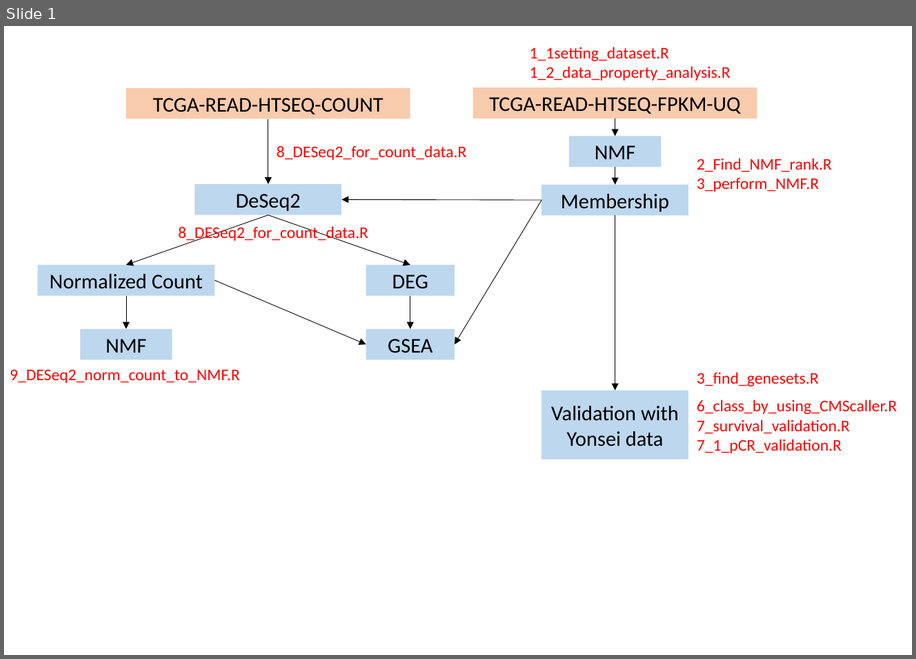
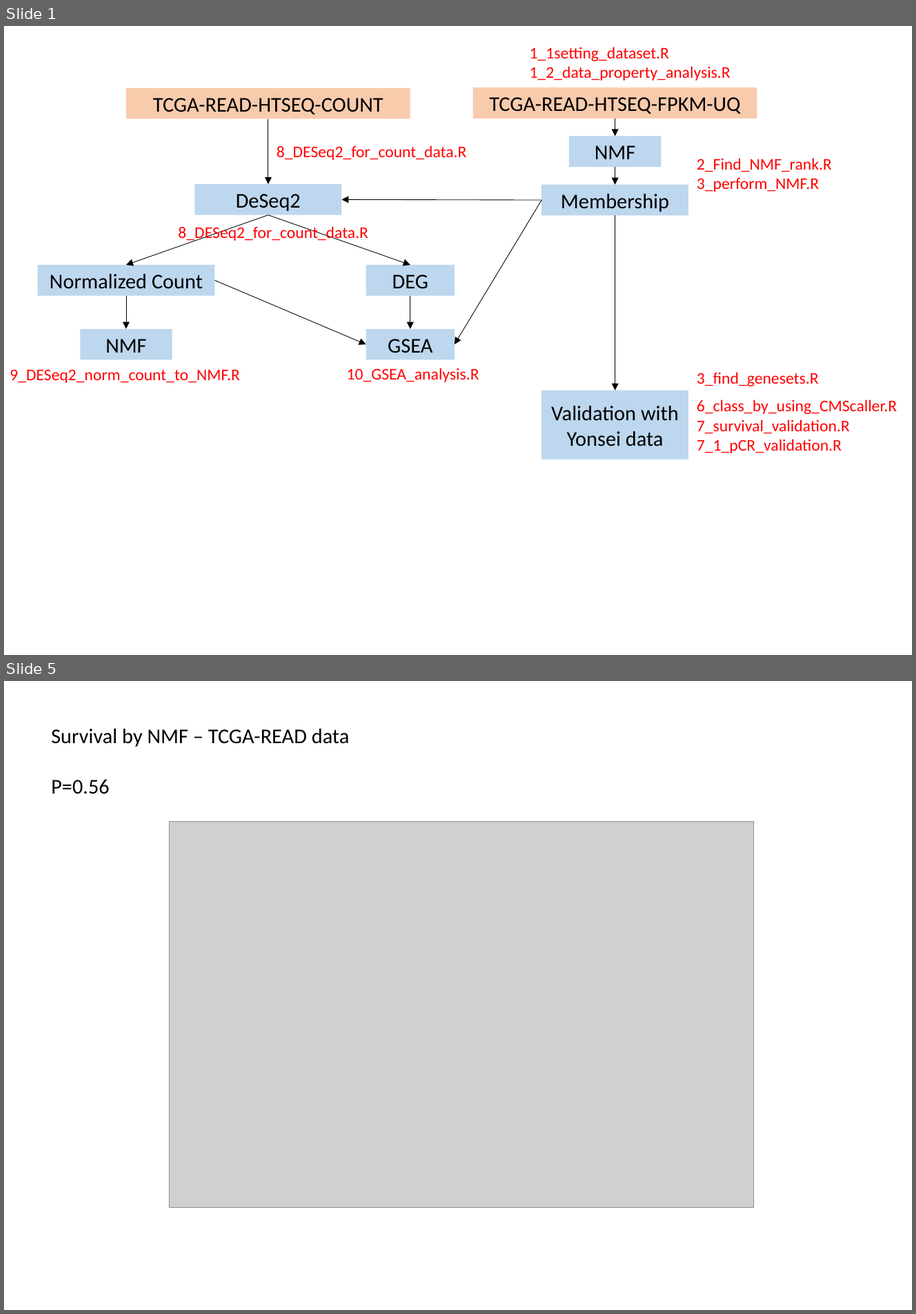
Before and after one commit to leeym950/NMF_Rectal_Cancer, a slide deck: Introduction.pptx. Shown one above the other, each under a label of ours: slide 1 before the commit, slides 1 and 5 after it; the slides between them are not shown. The pictures are 916x659 and 916x1314 pixels, drawn with LibreOffice and Linux fonts; fonts in the diff are those of the drawing; grey boxes stand for pictures. Boxes give left, top, right and bottom in pixels: in the first picture for what was removed or moved away, otherwise in the second. Text is boxed around its words. In the diff, an @@ line names an element or a change of style, - is before the commit and + after.

```diff
--- a/Introduction.pptx
+++ b/Introduction.pptx
@@ slide 5 added at <box>4,681,912,1310</box>, background #FFFFFF @@
@@ text added at <box>51,729,350,794</box>, 18 pt, text #000000 @@
+Survival by NMF – TCGA-READ data
+P=0.56
@@ picture added at <box>169,822,753,1207</box> @@
@@ slide 1 changed as well @@
@@ text added at <box>347,368,479,382</box>, 14 pt, text #FF0000 @@
+10_GSEA_analysis.R
```
Also in this commit, not shown: 17 other slides added.
